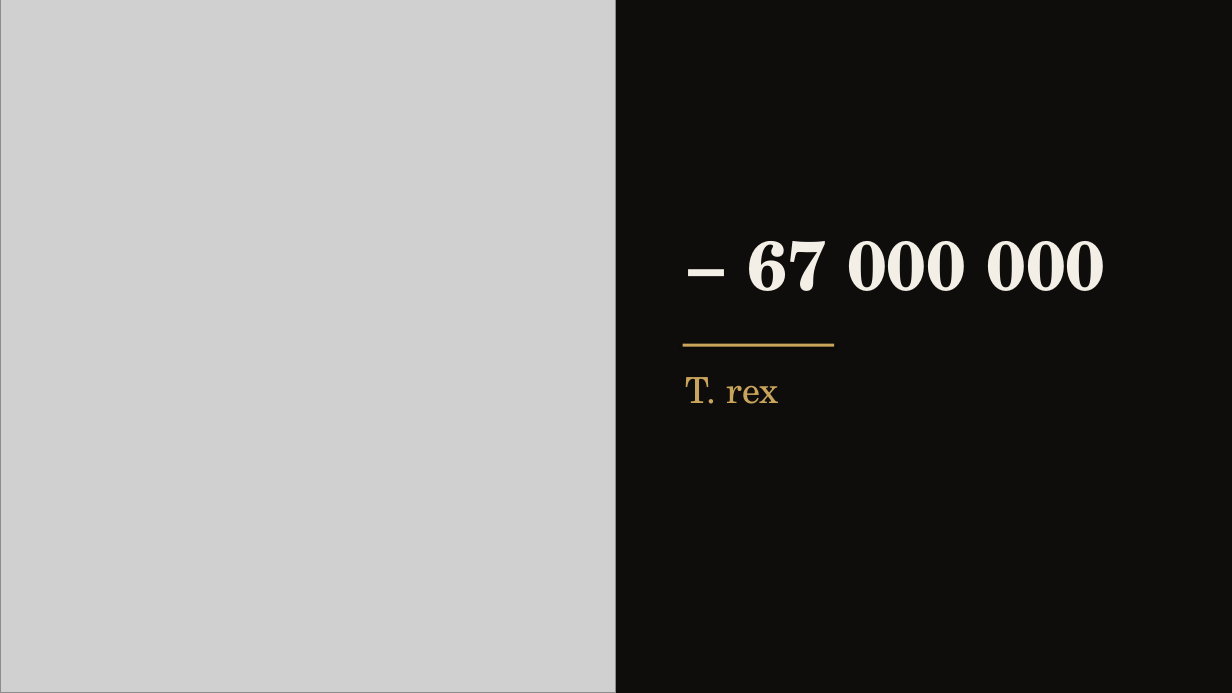
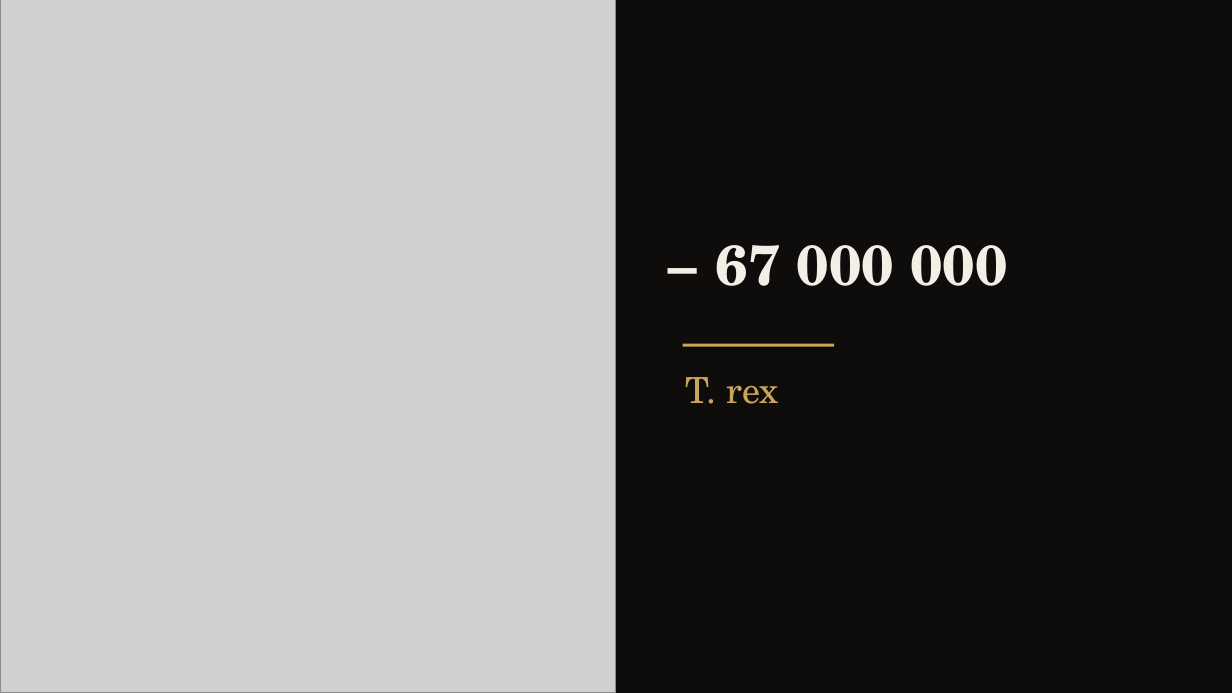
Before and after one commit to matheoguz/Devoir-TC-, a slide deck: slide 2 of sales-pitch-anglais/Sales pitch - STAN T-rex.pptx. Drawn at 1232x693 pixels with LibreOffice and Linux fonts; fonts in the diff are those of the drawing; grey boxes stand for pictures. Boxes give left, top, right and bottom in pixels: in the first picture for what was removed or moved away, otherwise in the second. Text is boxed around its words. In the diff, an @@ line names an element or a change of style, - is before the commit and + after.

```diff
--- a/sales-pitch-anglais/Sales pitch - STAN T-rex.pptx
+++ b/sales-pitch-anglais/Sales pitch - STAN T-rex.pptx
@@ text "− 67 000 000": place and size @@
-text "− 67 000 000" at box(748, 241, 1105, 291)
+text "− 67 000 000" at box(716, 245, 1007, 286)
@@ text "− 67 000 000" at box(716, 245, 1007, 286): size 54 to 44 pt @@
```
